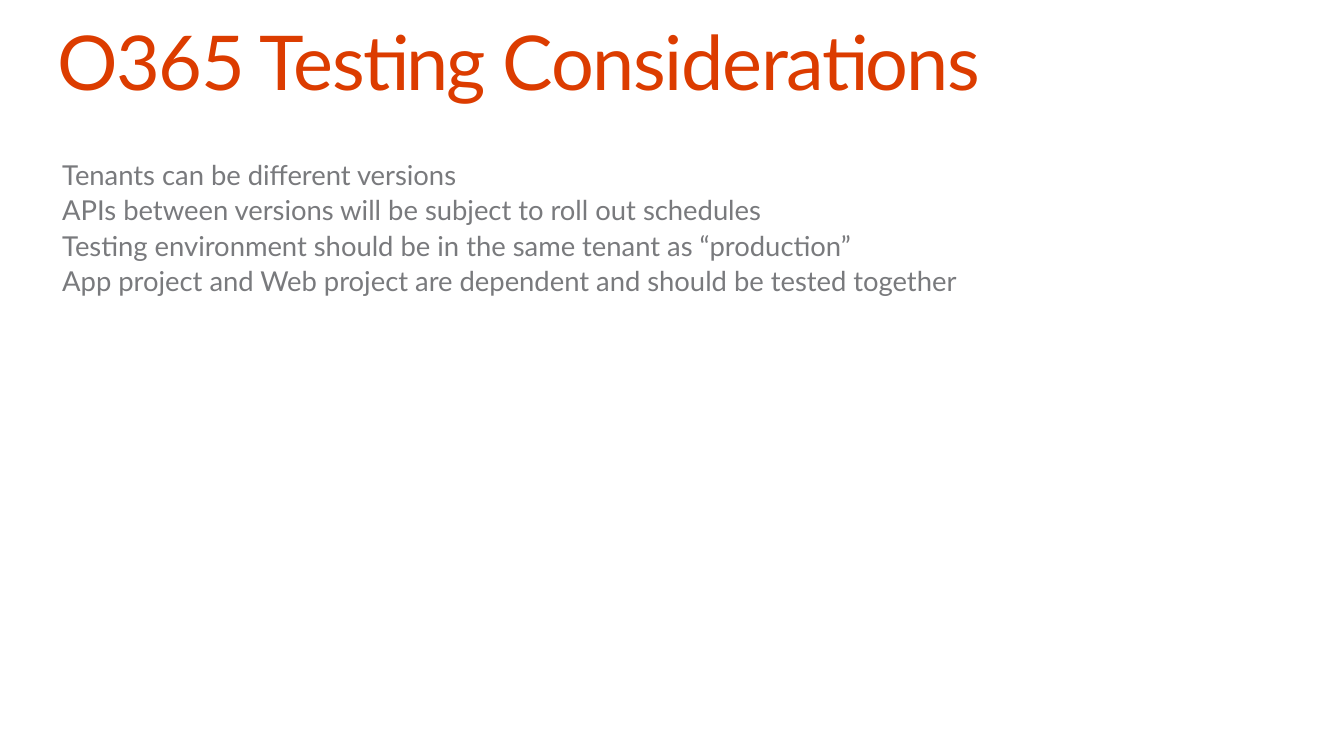
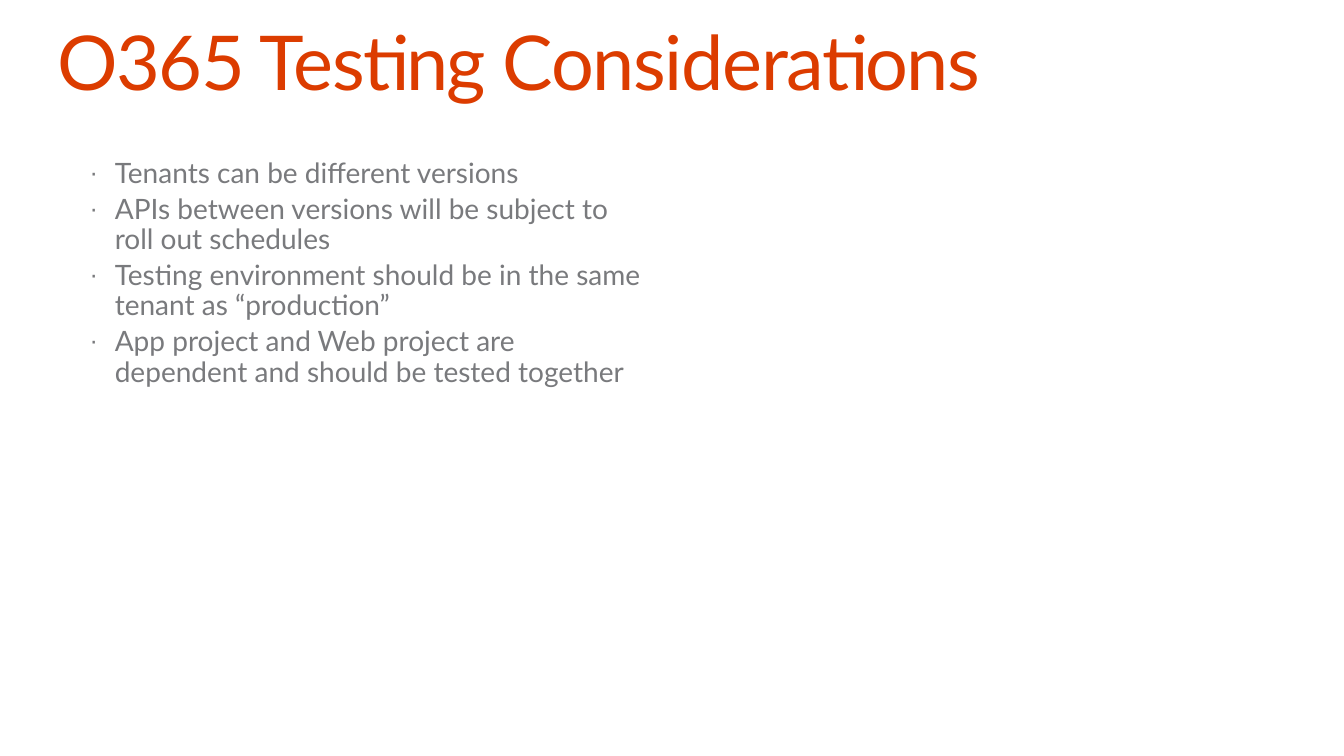
Before and after one commit to OfficeDev/TrainingContent, a slide deck: slide 21 of O3652-8 App Lifecycle Management/O3652-8 App Lifecycle Management.pptx. Drawn at 1344x756 pixels with LibreOffice and Linux fonts; fonts in the diff are those of the drawing; background and template pictures are left out. Boxes give left, top, right and bottom in pixels: in the first picture for what was removed or moved away, otherwise in the second. Text is boxed around its words. In the diff, an @@ line names an element or a change of style, - is before the commit and + after.

```diff
--- a/O3652-8 App Lifecycle Management/O3652-8 App Lifecycle Management.pptx
+++ b/O3652-8 App Lifecycle Management/O3652-8 App Lifecycle Management.pptx
@@ text "Tenants can be different versions" at box(115, 162, 640, 387): size 19.6 to 20 pt; bullet none to · @@
```
Also in this commit, not shown: 10 other slides changed, 2 slides added, 2 slides removed.
